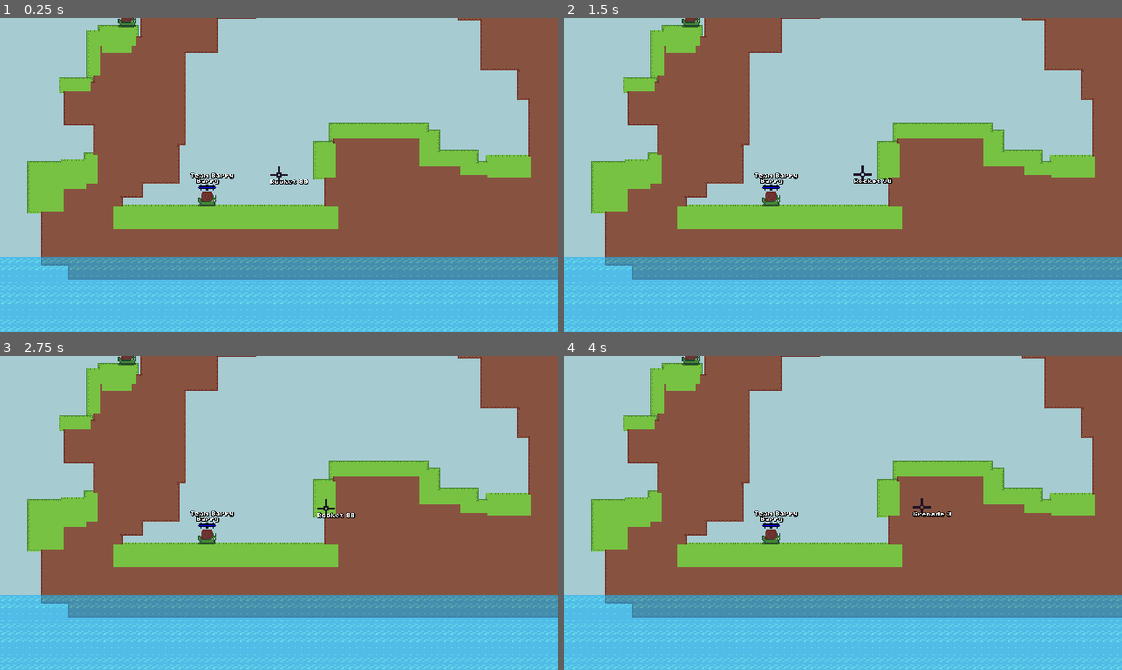
Above: before the commit, frames 1-4 (two rows, left to right).
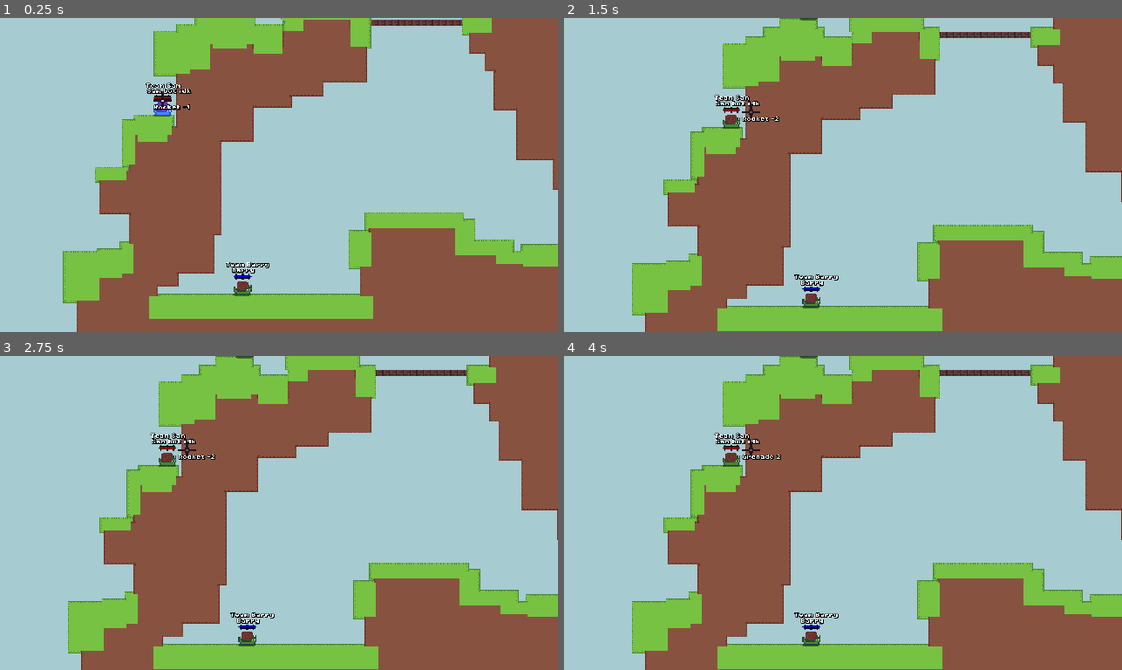
Above: after the commit, the same moments.

Repository: codingbanana21/Snail-Wars
Game: Godot game, scene res://scenes/game.tscn
Same seed, same stepped clock (60 frames per second), same inputs: the game is played once before the commit and once after it.
Inputs (mouse positions are in pixels of both pictures, inside the frame that each line leads up to):
- Up to frame 1 (0.25 s): no input
- Up to frame 2 (1.5 s): tap Enter (skip) at 0.5 s; move the mouse to (870, 175) at 0.52 s; press the mouse at (870, 175) at 0.53 s; hold D (right) from 0.53 s (still down); tap W (jump) at 0.77 s; move the mouse to (815, 175) at 1.27 s; release the mouse at (815, 175) at 1.28 s; click (815, 175) at 1.35 s
- Up to frame 3 (2.75 s): tap W (jump) at 1.52 s; tap Space at 2 s; move the mouse to (290, 506) at 2.02 s; release D (right) at 2.03 s; press the mouse at (290, 506) at 2.03 s; hold A (left) from 2.03 s (still down); tap Mouse wheel down (last_weapon) at 2.1 s
- Up to frame 4 (4 s): tap Enter (skip) at 2.75 s; move the mouse to (837, 519) at 2.77 s; release A (left) at 2.78 s; release the mouse at (837, 519) at 2.78 s; hold D (right) from 2.78 s (still down); tap Mouse wheel up (next_weapon) at 2.85 s; tap W (jump) at 3.02, 3.77 s; click (837, 519) at 3.05 s; tap Space at 3.5 s; move the mouse to (887, 516) at 3.52 s; press the mouse at (887, 516) at 3.53 s

The runs differ from the first frame. In frame 1, 69% of the frame differs, in the area x 0-100%, y 0-100%; in frame 2, 72%; in frame 3, 71%; in frame 4, 71%.

Commit message:
Bug fixs

Diff:
--- a/project.godot
+++ b/project.godot
@@ -39,6 +39,7 @@
 attack={
 "deadzone": 0.2,
 "events": [Object(InputEventMouseButton,"resource_local_to_scene":false,"resource_name":"","device":-1,"window_id":0,"a …(257 unchanged characters)…
+, Object(InputEventKey,"resource_local_to_scene":false,"resource_name":"","device":-1,"window_id":0,"alt_pressed":false,"shift_pressed":false,"ctrl_pressed":false,"meta_pressed":false,"pressed":false,"keycode":0,"physical_keycode":32,"key_label":0,"unicode":32,"location":0,"echo":false,"script":null)
 ]
 }
 left={
@@ -72,11 +73,15 @@
 next_weapon={
 "deadzone": 0.2,
 "events": [Object(InputEventMouseButton,"resource_local_to_scene":false,"resource_name":"","device":-1,"window_id":0,"a …(258 unchanged characters)…
+, Object(InputEventKey,"resource_local_to_scene":false,"resource_name":"","device":-1,"window_id":0,"alt_pressed":false,"shift_pressed":false,"ctrl_pressed":false,"meta_pressed":false,"pressed":false,"keycode":0,"physical_keycode":69,"key_label":0,"unicode":101,"location":0,"echo":false,"script":null)
+, Object(InputEventKey,"resource_local_to_scene":false,"resource_name":"","device":-1,"window_id":0,"alt_pressed":false,"shift_pressed":false,"ctrl_pressed":false,"meta_pressed":false,"pressed":false,"keycode":0,"physical_keycode":4194324,"key_label":0,"unicode":0,"location":0,"echo":false,"script":null)
 ]
 }
 last_weapon={
 "deadzone": 0.2,
 "events": [Object(InputEventMouseButton,"resource_local_to_scene":false,"resource_name":"","device":-1,"window_id":0,"a …(259 unchanged characters)…
+, Object(InputEventKey,"resource_local_to_scene":false,"resource_name":"","device":-1,"window_id":0,"alt_pressed":false,"shift_pressed":false,"ctrl_pressed":false,"meta_pressed":false,"pressed":false,"keycode":0,"physical_keycode":81,"key_label":0,"unicode":113,"location":0,"echo":false,"script":null)
+, Object(InputEventKey,"resource_local_to_scene":false,"resource_name":"","device":-1,"window_id":0,"alt_pressed":false,"shift_pressed":false,"ctrl_pressed":false,"meta_pressed":false,"pressed":false,"keycode":0,"physical_keycode":4194323,"key_label":0,"unicode":0,"location":0,"echo":false,"script":null)
 ]
 }
 
--- a/projectiles/bomb.tscn
+++ b/projectiles/bomb.tscn
@@ -6,11 +6,11 @@
 [sub_resource type="CircleShape2D" id="CircleShape2D_dlca0"]
 
 [node name="Bomb" unique_id=791496552 instance=ExtResource("1_8u238")]
-speed = 80.0
+speed = 90.0
 damage = 60
 explosion_time = 1.5
-explosion_size = 20
-explosion_accuracy = 24.0
+explosion_size = 24
+explosion_accuracy = 28.0
 
 [node name="Image" parent="." index="0" unique_id=2045045234]
 texture = ExtResource("2_3xfjl")
--- a/projectiles/drill.tscn
+++ b/projectiles/drill.tscn
@@ -7,7 +7,7 @@
 speed = 60.0
 damage = 35.0
 knockback = 800
-explosion_size = 7
+explosion_size = 8
 explosion_accuracy = 7.0
 projectile_hp = 12
 
--- a/projectiles/grenade.tscn
+++ b/projectiles/grenade.tscn
@@ -4,9 +4,11 @@
 [ext_resource type="Texture2D" uid="uid://qlt5j1ltdxr2" path="res://assets/images/grenade.png" id="2_5t3jc"]
 
 [sub_resource type="CircleShape2D" id="CircleShape2D_qhqgy"]
-radius = 6.0
+radius = 8.0
 
 [node name="Grenade" unique_id=791496552 instance=ExtResource("1_yss3y")]
+explosion_size = 18
+explosion_accuracy = 20.0
 
 [node name="Image" parent="." index="0" unique_id=2045045234]
 texture = ExtResource("2_5t3jc")
--- a/scripts/Globals.gd
+++ b/scripts/Globals.gd
@@ -8,6 +8,7 @@
 
 func _ready() -> void:
 	player_turn = randi_range(1, players)
+	next_player()
 
 
 func next_player():
--- a/scripts/Mouse.gd
+++ b/scripts/Mouse.gd
@@ -3,6 +3,8 @@
 @onready var weapon_label: Label = $WeaponLabel
 @onready var shake_timer: Timer = $ShakeTimer
 @onready var camera_2d: Camera2D = $Camera2D
+
+const WEAPONS: Array[String] = ["Rocket", "Grenade", "Drill", "Bomb", "Air Strike", "Drill Strike", "Destroyer Of Games"]
 
 var moving: bool = false
 var shake_amount: float = 0.0
@@ -16,22 +18,7 @@
 func _process(delta: float) -> void:
 	global_position = Mouse.mouse_position
 
-	if Globals.weapon_number == 0:
-		weapon_label.text = "Rocket"
-	elif Globals.weapon_number == 1:
-		weapon_label.text = "Grenade"
-	elif Globals.weapon_number == 2:
-		weapon_label.text = "Drill"
-	elif Globals.weapon_number == 3:
-		weapon_label.text = "Bomb"
-	elif Globals.weapon_number == 4:
-		weapon_label.text = "Air Strke"
-	elif Globals.weapon_number == 5:
-		weapon_label.text = "Drill Strke"
-	elif Globals.weapon_number == 6:
-		weapon_label.text = "Destroyer Of Games"
-
-	weapon_label.text += " " + str(Globals.weapons_left[Globals.weapon_number])
+	weapon_label.text = WEAPONS[Globals.weapon_number]+" "+str(Globals.weapons_left[Globals.weapon_number])
 
 	if !shake_timer.is_stopped():
 		camera_2d.offset.x = randf_range(-shake_amount, shake_amount)
--- a/scripts/player.gd
+++ b/scripts/player.gd
@@ -16,13 +16,14 @@
 const SPEED: float = 12.0
 const JUMP_SPEED: float = 200
 const PLAYER_GRAVITY: float = 30.0
+const WEAPONS: Array[String] = ["rocket", "grenade", "drill", "bomb", "air_strike", "drill_strike", "destroyer_of_games"]
 
 var projectile_speed: float = 0.0
 var max_hp: float = 100.0
 var hp: float = max_hp
 var weapon: int = 0
-var dir: float
-var weapons_left: Array[int] = [99,3,2,2,1,1,1]
+var dir: float = 0
+var weapons_left: Array[int] = [-1,2,2,1,1,1,0]
 
 
 func _ready() -> void:
@@ -48,6 +49,7 @@
 		return
 
 	if hp <= 0:
+		next_player_timer.stop()
 		Globals.next_player()
 
 	snail.modulate.b = sin(Engine.get_physics_frames() / 5.0) * 3.0 + 5.0
@@ -67,13 +69,17 @@
 	elif Mouse.moving:
 		snail.flip_h = false
 
-	if weapons_left[weapon] > 0 and next_player_timer.is_stopped():
+	if weapons_left[weapon] != 0 and next_player_timer.is_stopped():
 		if Input.is_action_pressed("attack"):
 			projectile_speed += 8.0 * delta
 
 		if Input.is_action_just_released("attack") or projectile_speed >= 10.0:
+			shot_projectile("res://projectiles/"+WEAPONS[weapon]+".tscn")
+
 			weapons_left[weapon] -= 1
-			shot()
+			projectile_speed = 0.0
+			Input.action_release("attack")
+			next_player_timer.start()
 
 
 func _physics_process(delta: float) -> void:
@@ -102,32 +108,13 @@
 		velocity.x *= 0.97
 
 
-func shot():
-	var projectile: Projectile
-
-	if weapon == 0:
-		projectile = load("res://projectiles/rocket.tscn").instantiate()
-	elif weapon == 1:
-		projectile = load("res://projectiles/grenade.tscn").instantiate()
-	elif weapon == 2:
-		projectile = load("res://projectiles/drill.tscn").instantiate()
-	elif weapon == 3:
-		projectile = load("res://projectiles/bomb.tscn").instantiate()
-	elif weapon == 4:
-		projectile = load("res://projectiles/air_strike.tscn").instantiate()
-	elif weapon == 5:
-		projectile = load("res://projectiles/drill_strike.tscn").instantiate()
-	elif weapon == 6:
-		projectile = load("res://projectiles/destroyer_of_games.tscn").instantiate()
-
-	projectile.global_position = global_position
-	projectile.look_at(Mouse.mouse_position)
-	projectile.speed *= projectile_speed
-	get_parent().add_child(projectile)
-
-	projectile_speed = 0.0
-	Input.action_release("attack")
-	next_player_timer.start()
+func shot_projectile(projectile: NodePath):
+	var new_projectile: Projectile
+	new_projectile = load(projectile).instantiate()
+	new_projectile.global_position = global_position
+	new_projectile.look_at(Mouse.mouse_position)
+	new_projectile.speed *= projectile_speed
+	get_parent().add_child(new_projectile)
 
 
 func damage(damge: float):
